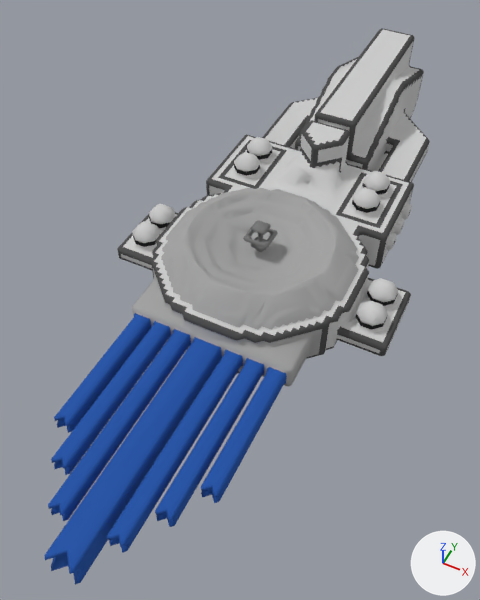
What one commit did to the OBJ model src/jsMain/resources/meshes/diadochi-5-khagan-class.obj.
The view is the same before and after, from a 50 mm camera at (36.3, -90.3, 116.0) aimed at (-4.6, -8.6, 13.9). Lighting does not change. The marker at lower right points along +X, +Y and +Z. Where no turn or scale is listed for an object, it has been applied to the vertices.

The first picture shows 'diadochi-5-khagan-class'.
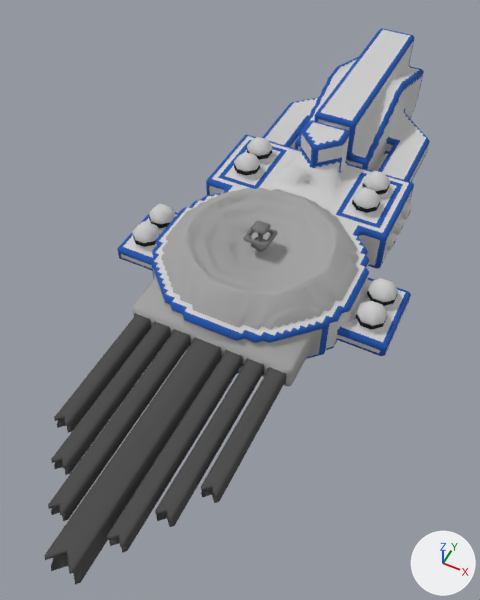
Location of each change, [x1, y1, x2, y2] in pixels of the pictures (480 x 600 px; the box of a moved part takes in the faces that stretch with it):
part 1 of me_diadochi_5_khagan_class, moved or reshaped
    before: [52, 419, 212, 568]
    after: [52, 419, 212, 520]
part 2 of me_diadochi_5_khagan_class, surface changed (blue to grey)
    both: [44, 28, 430, 584]

What the commit changed:
me_diadochi_5_khagan_class is used by ob_diadochi_5_khagan_class; location (0.0, 0.0, 0.0).
me_diadochi_5_khagan_class had 5052 vertices, 9359 faces and spanned x -27.5..27.5, y -72.0..72.0, z -0.1..37.9.
me_diadochi_5_khagan_class now has 5038 vertices, 9346 faces and spans x -27.5..27.5, y -72.0..72.0, z -0.1..37.9.
me_diadochi_5_khagan_class part 1: 1 vertex moved from x -13.5, y -52.5, z 25.4 to x -14.0, y -53.5, z 24.9; 11 vertices removed from x -13.0..12.5, y -70.5..-52.5, z 23.9..26.4; 9 vertices added at x -13.0..12.5, y -69.3..-52.5, z 24.4..25.9.
me_diadochi_5_khagan_class part 2: 4139 kept faces spanning x -27.5..27.5, y -72.0..72.0, z -0.1..37.9 get new texture (UV) coordinates.
